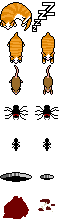
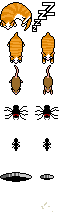
The second 64 x 224 image is a revision of the first. Changes to its layers:
painted on "gfx" over bbox(3, 196, 55, 219)
